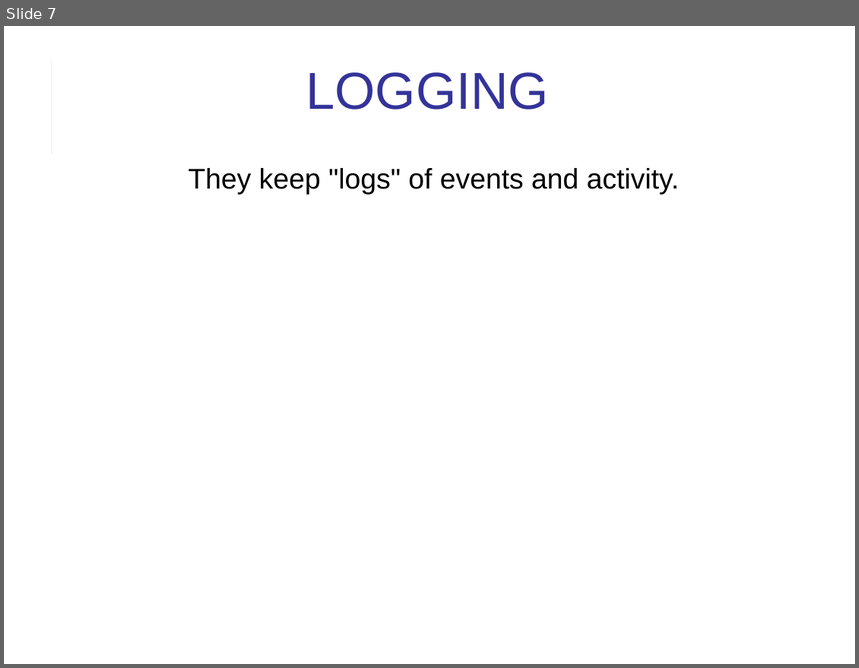
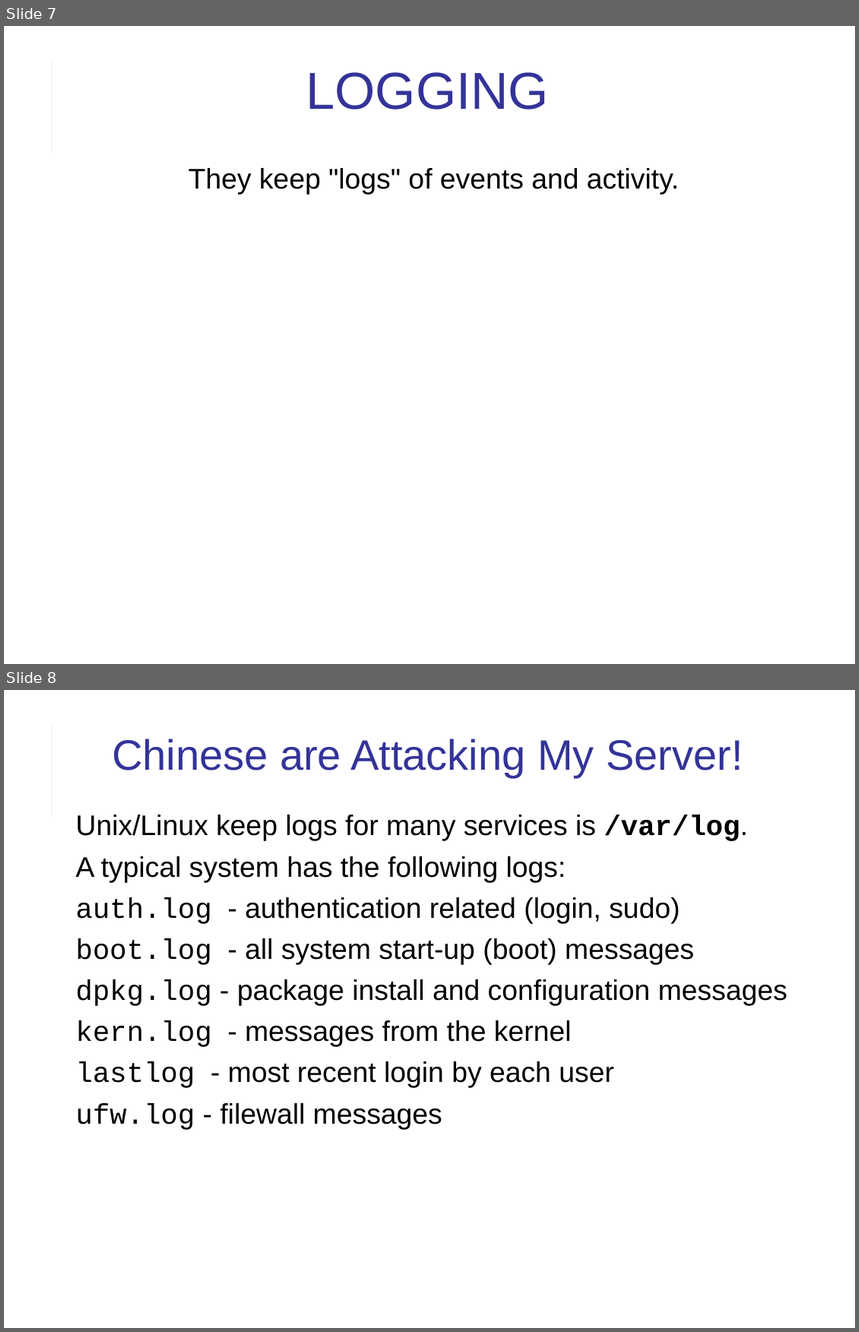
Before and after one commit to cpske/ISP, a slide deck: logging/Logging.ppt. Shown one above the other, each under a label of ours: slide 7 before the commit, slides 7 and 8 after it. The pictures are 859x668 and 859x1332 pixels, drawn with LibreOffice and Linux fonts; fonts in the diff are those of the drawing. Boxes give left, top, right and bottom in pixels: in the first picture for what was removed or moved away, otherwise in the second. Text is boxed around its words. In the diff, an @@ line names an element or a change of style, - is before the commit and + after.

```diff
--- a/logging/Logging.ppt
+++ b/logging/Logging.ppt
@@ slide 8 added at (4, 690, 855, 1328), background #FFFFFF; not listed: 2 template elements that a slide beside it also shows @@
@@ title added at (112, 739, 743, 777), 36 pt, text #333399 @@
+Chinese are Attacking My Server!
@@ text added at (75, 815, 788, 1130), 24 pt, text #000000 @@
+Unix/Linux keep logs for many services is /var/log.
+A typical system has the following logs:
+auth.log - authentication related (login, sudo)
+boot.log - all system start-up (boot) messages
+dpkg.log - package install and configuration messages
+kern.log - messages from the kernel
+lastlog - most recent login by each user
+ufw.log - filewall messages
```
Also in this commit, not shown: 7 slides changed, 1 slide removed, 3 other files.
